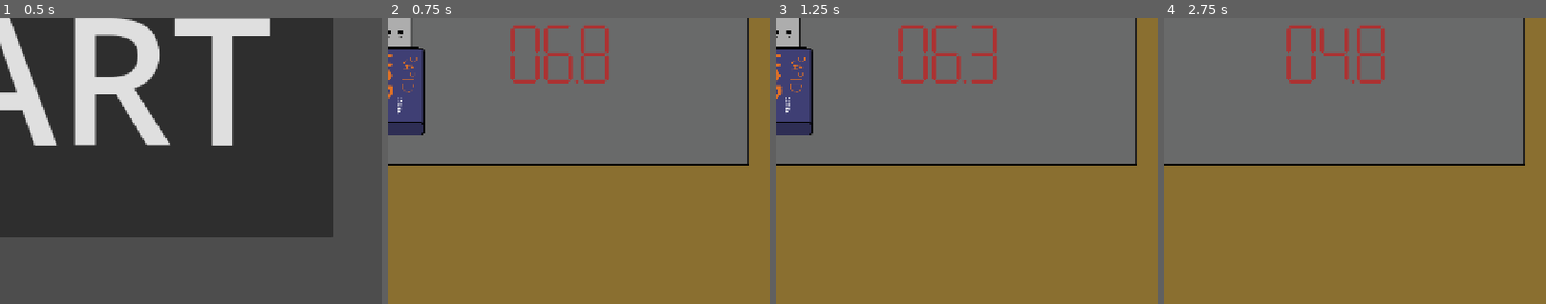
Above: before the commit, frames 1-4 (left to right).
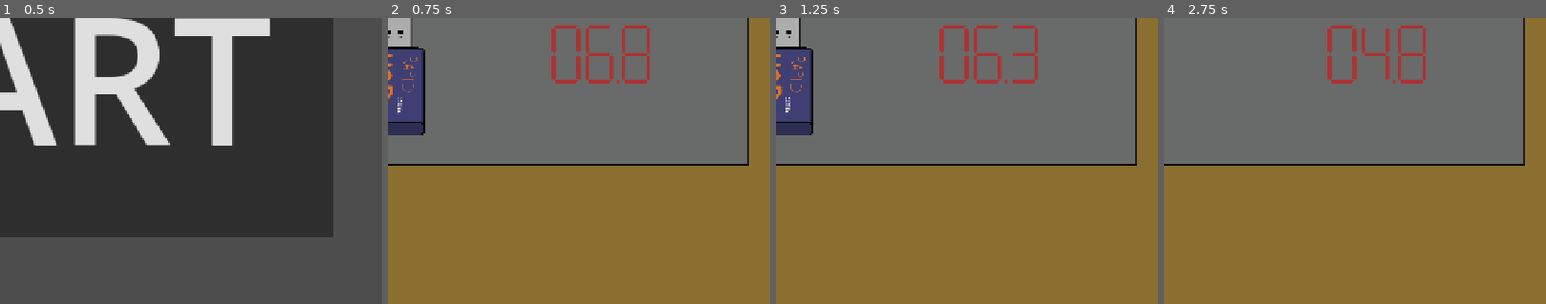
Above: after the commit, the same moments.

Repository: tom-frantz/gmtk-2026
Game: Godot game, scene res://scenes/main_menu.tscn
Same seed, same stepped clock (60 frames per second), same inputs: the game is played once before the commit and once after it. Sound files missing from this copy of the repository are replaced by a short silence.
Inputs (mouse positions are % of the whole screen's width and height, from its top left):
- Up to frame 1 (0.5 s): no input
- Up to frame 2 (0.75 s): click "START" at 0.5 s
- Up to frame 3 (1.25 s): no input
- Up to frame 4 (2.75 s): move the mouse to (72, 45) at 1.27 s; click (72, 45) at 1.35 s; move the mouse to (30, 55) at 2.02 s; click (30, 55) at 2.1 s
The pictures show only the part of the screen within x 49-99%, y 38-88%; the shares and areas given below are measured in that part.

Frame 1 is identical in both runs. In frame 2, 2.5% of the frame differs, in the area x 32-69%, y 2-23%; in frame 3, 2.3%; in frame 4, 2.6%.

Commit message:
Set timer offset absolutely, not relatively

Diff:
--- a/scenes/common/timer/timer.gd
+++ b/scenes/common/timer/timer.gd
@@ -48,7 +48,7 @@
         var left_x: float = (%second_tens as Node2D).position.x
         var right_x: float = (%deciseconds as Node2D).position.x
         var offset_x: float = (right_x + left_x + DIGIT_WIDTH) / 2
-        (%visuals as Node2D).position.x -= offset_x
+        (%visuals as Node2D).position.x = -offset_x
 
 
 func _on_timer_timeout() -> void:
